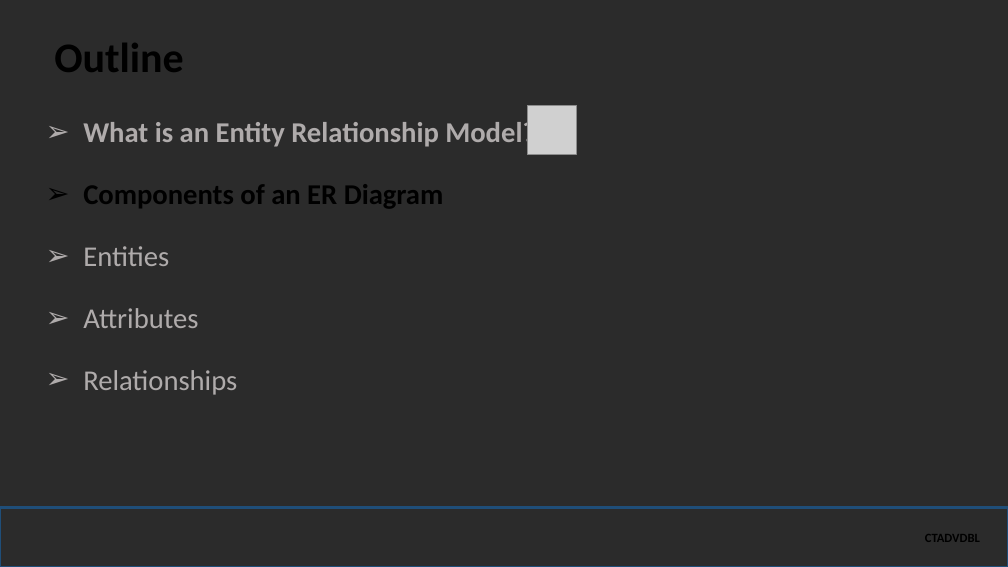
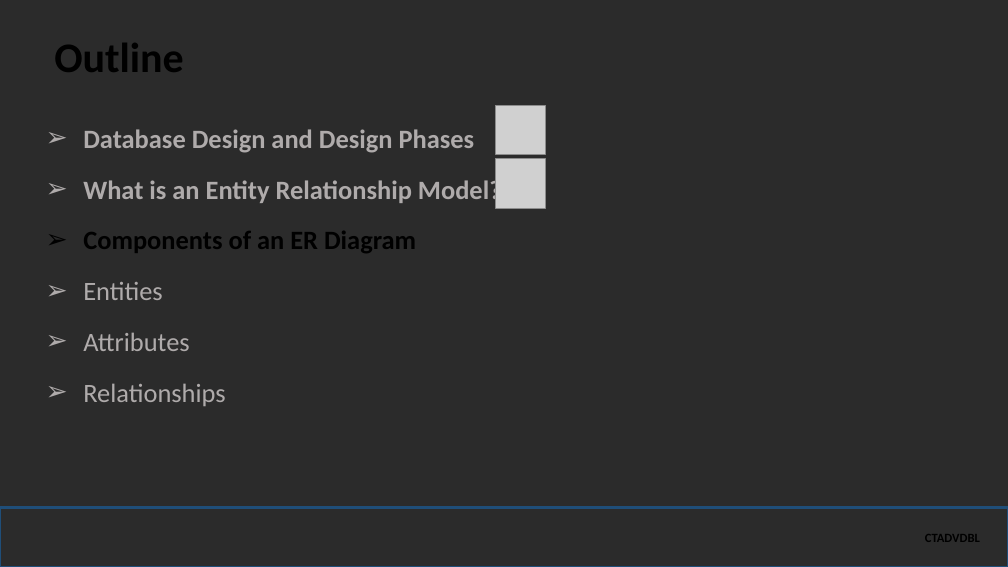
Before and after one commit to robitussin/CTADVDBL, a slide deck: slide 14 of Part 2 - Database Design/powerpoint/Entity Relationship Model.pptx (slide 11 before the commit). Drawn at 1008x567 pixels with LibreOffice and Linux fonts; fonts in the diff are those of the drawing; grey boxes stand for pictures; background and template pictures are left out; a plain dark background stands for a picture behind light text. Boxes give left, top, right and bottom in pixels: in the first picture for what was removed or moved away, otherwise in the second. Text is boxed around its words. In the diff, an @@ line names an element or a change of style, - is before the commit and + after.

```diff
--- a/Part 2 - Database Design/powerpoint/Entity Relationship Model.pptx
+++ b/Part 2 - Database Design/powerpoint/Entity Relationship Model.pptx
@@ picture: place and size @@
-picture at [527,105,576,154]
+picture at [496,105,545,154]
@@ text at [83,129,475,153]: paragraph added @@
+➢ Database Design and Design Phases
@@ text at [83,177,502,406]: size 27.3 to 25.2 pt in "What is an Entity Relationship Model?", "Components of an ER Diagram", "Entities", "Attributes" and 1 more places; line spacing 0.9 to 0.8 @@
@@ picture added at [496,159,545,208] @@
```
Also in this commit, not shown: 4 other slides changed, 3 slides added.
